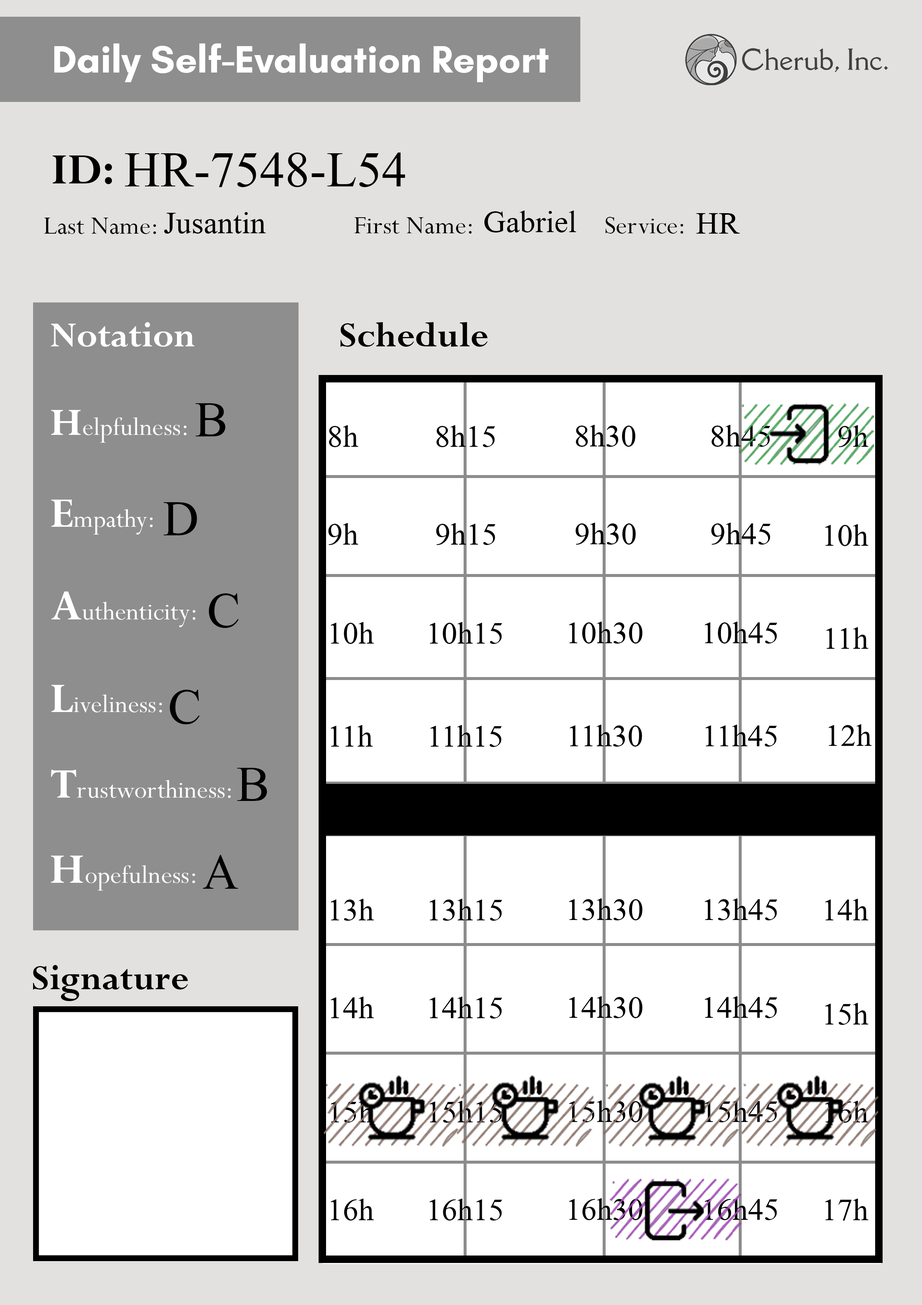
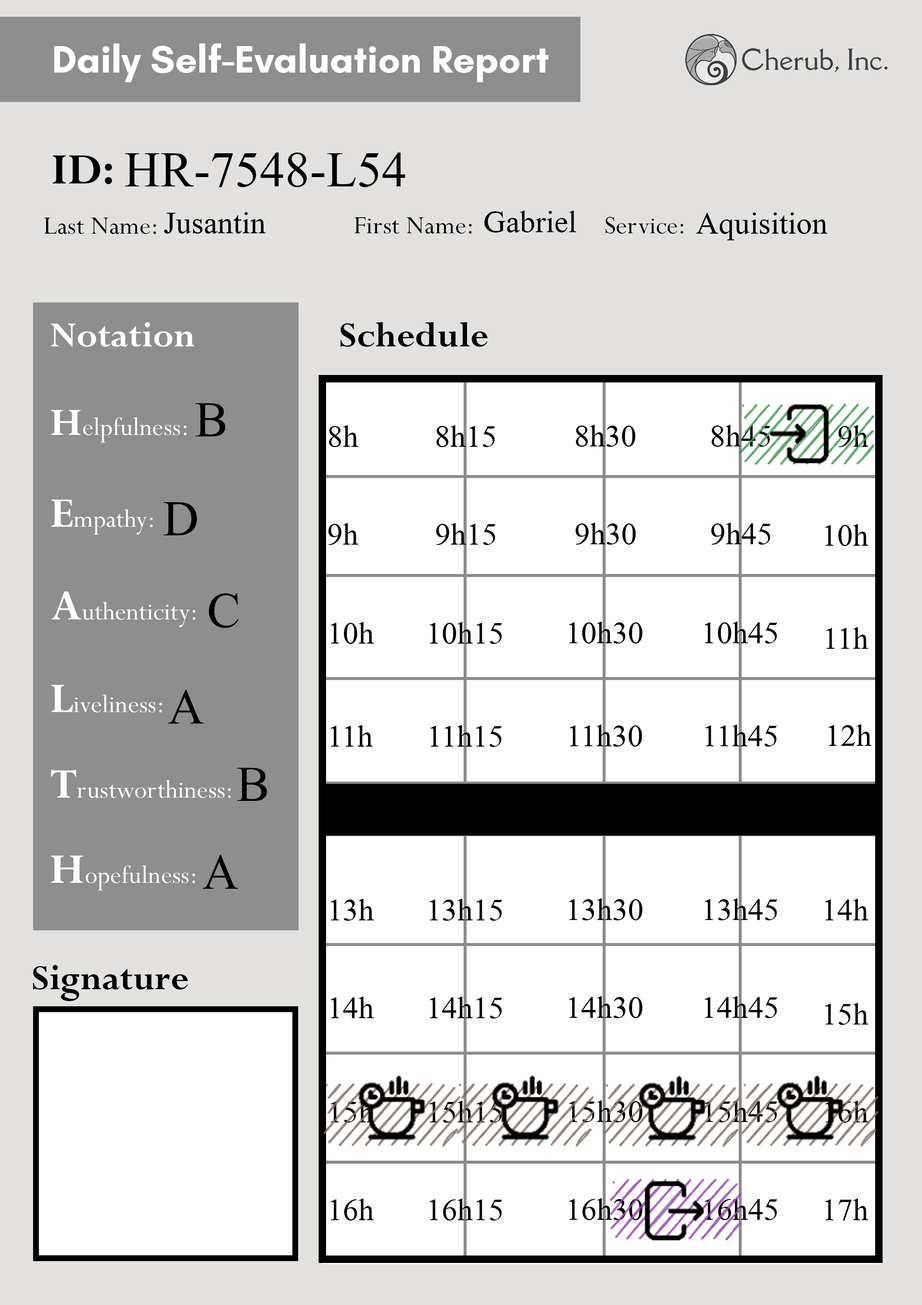
Revision of a layered w=922, h=1305 image; what changed, layer by layer:
renamed "HR" to "Aquisition", painted on it over [696, 212, 828, 241]
renamed "C" to "A", painted on it over [168, 689, 204, 725]
